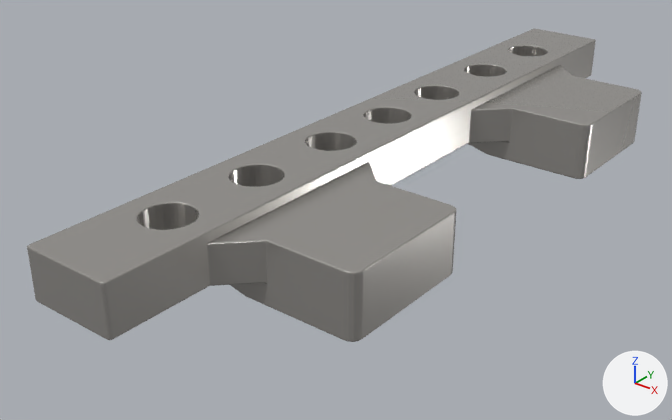
The glTF model public/assets/models/support_frame.glb: old version first, new version second.
One viewpoint serves both versions: a 50 mm camera at (2.51, -2.09, 1.44) aimed at (0.88, -0.05, 0.18). Every picture has the same lights, and +X, +Y and +Z are marked at lower right. The picture after the commit comes second. Where no turn or scale is listed for an object, it has been applied to the vertices.

Script lines for the objects in view, before the commit:
```python
mat_material_001 = principled_material('Material.001')
mat_material_001.base_color = (0.446, 0.429, 0.404)  # grey #b2afaa
mat_material_001.metallic = 0.638
mat_material_001.roughness = 0.231
me_stress_bridge_fill = bpy.data.meshes.new('stress bridge fill')
me_stress_bridge_fill.from_pydata(...)  # 2734 vertices, 5492 faces; spans x 0.0..0.64, y 0.0..2.45, z 0.0..0.22
me_stress_bridge_fill.materials.append(mat_material_001)  # grey #b2afaa
ob_stress_bridge_fill = bpy.data.objects.new('stress bridge fill', me_stress_bridge_fill)
ob_stress_bridge_fill.location = (0.769, -1.059, 0.221)
```
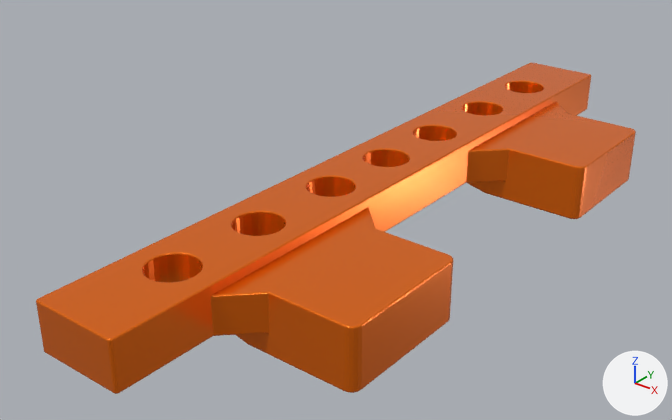
The edits, one by one:
Material 'Material.001' (mat_material_001) changes colour from grey #b2afaa to orange #ff770e; in linear values from (0.446, 0.429, 0.404) to (1.0, 0.185, 0.00436).
Object 'stress bridge fill' (ob_stress_bridge_fill) moves from (0.769, -1.059, 0.221) to (0.769, -1.059, 0.077).

Boxes [x1, y1, x2, y2] around the edits, measured in the pictures (672 x 420 px):
'stress bridge fill', recoloured, moved: before [27, 29, 642, 342]; after [36, 62, 636, 394]
